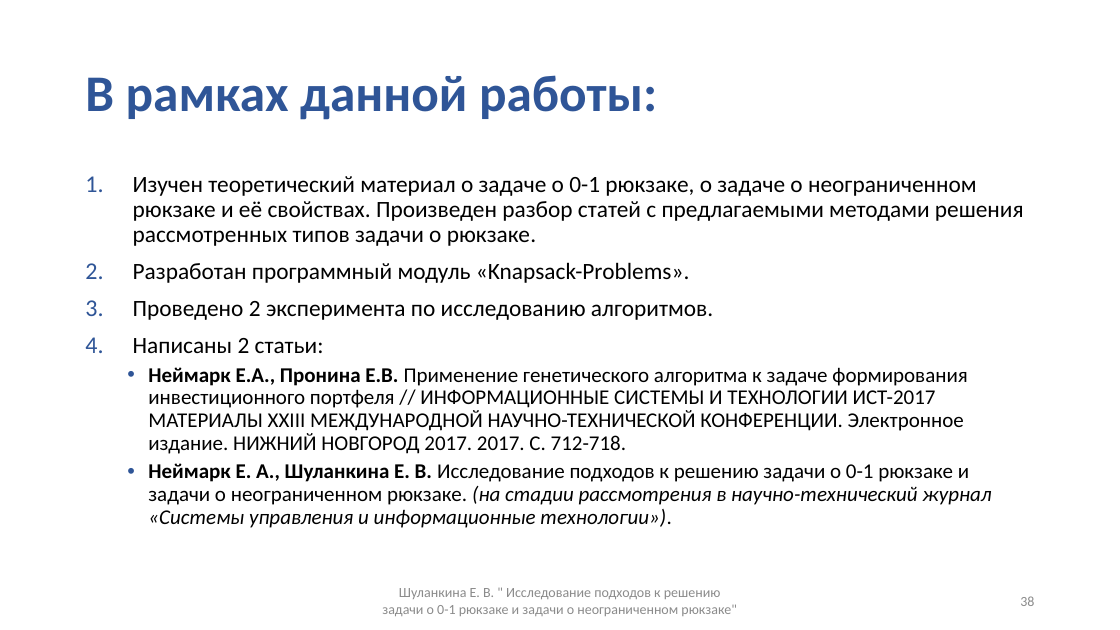
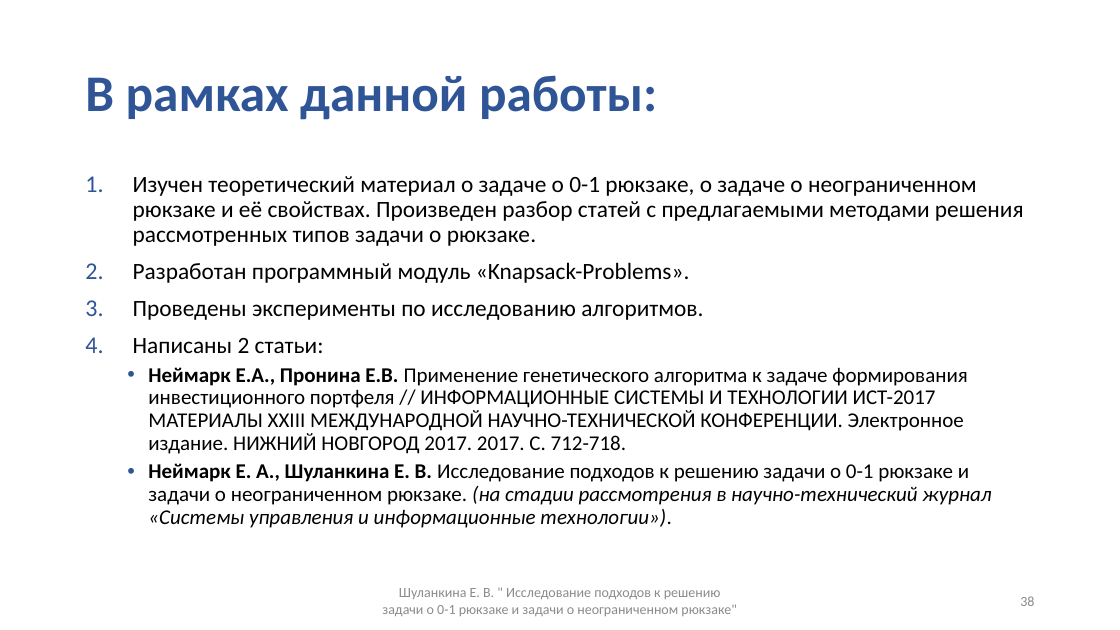
Before and after one commit to ElizJogar/Knapsack-Problems, a slide deck: slide 38 of docs/master_diploma.pptx. Drawn at 1120x630 pixels with LibreOffice and Linux fonts; fonts in the diff are those of the drawing. Boxes give left, top, right and bottom in pixels: in the first picture for what was removed or moved away, otherwise in the second. Text is boxed around its words. In the diff, an @@ line names an element or a change of style, - is before the commit and + after.

```diff
--- a/docs/master_diploma.pptx
+++ b/docs/master_diploma.pptx
@@ text at (133,301,703,320): text changed @@
-3. Проведено 2 эксперимента по исследованию алгоритмов.
+3. Проведены эксперименты по исследованию алгоритмов.
```
Also in this commit, not shown: 5 other slides changed, 2 other files.
